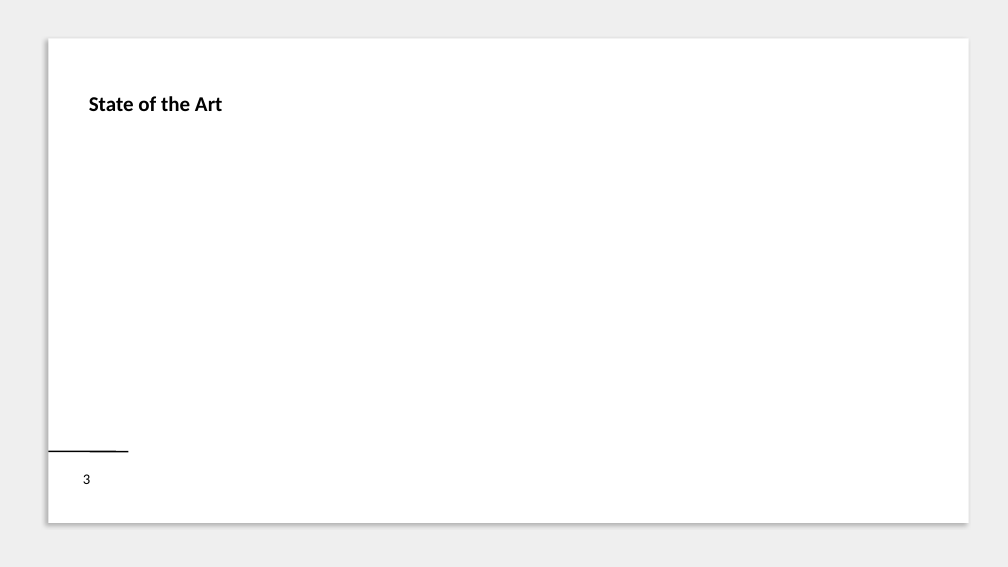
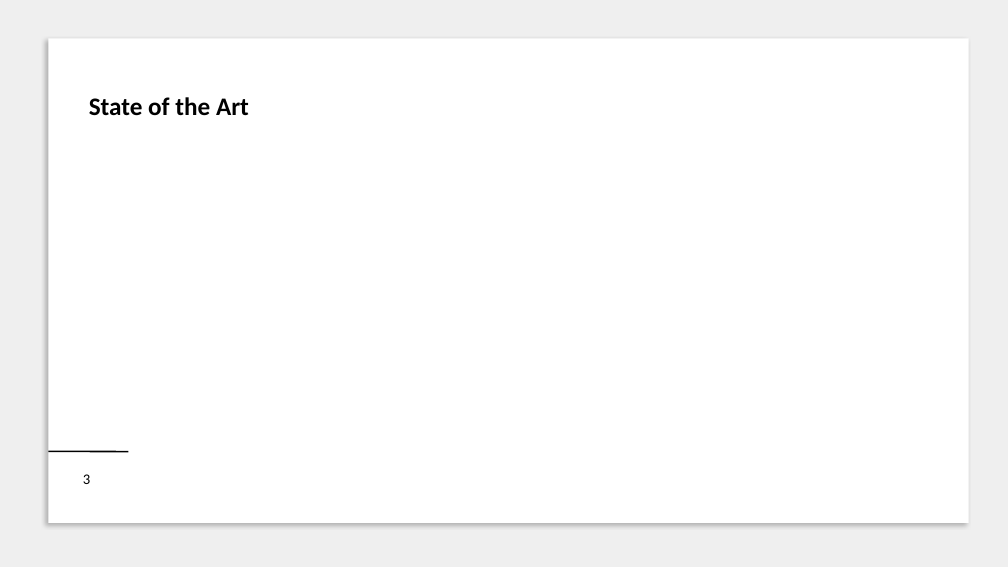
Before and after one commit to RicPu/NetworkSecurityProject, a slide deck: slide 3 of presentation/Presentation.pptx. Drawn at 1008x567 pixels with LibreOffice and Linux fonts; fonts in the diff are those of the drawing. Boxes give left, top, right and bottom in pixels: in the first picture for what was removed or moved away, otherwise in the second. Text is boxed around its words. In the diff, an @@ line names an element or a change of style, - is before the commit and + after.

```diff
--- a/presentation/Presentation.pptx
+++ b/presentation/Presentation.pptx
@@ text "State of the Art" at box(89, 97, 249, 116): size 20 to 24 pt @@
```
Also in this commit, not shown: 3 other slides changed.
